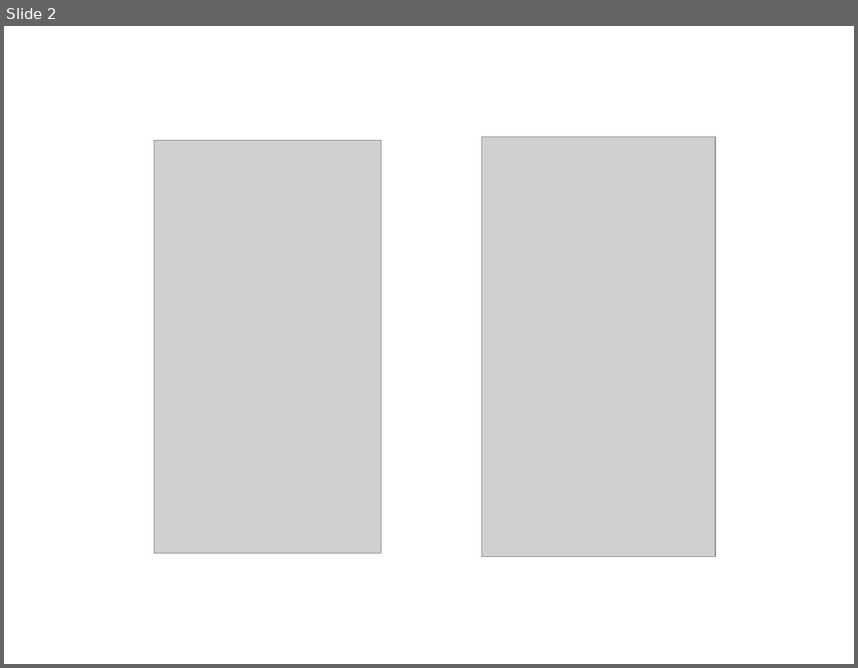
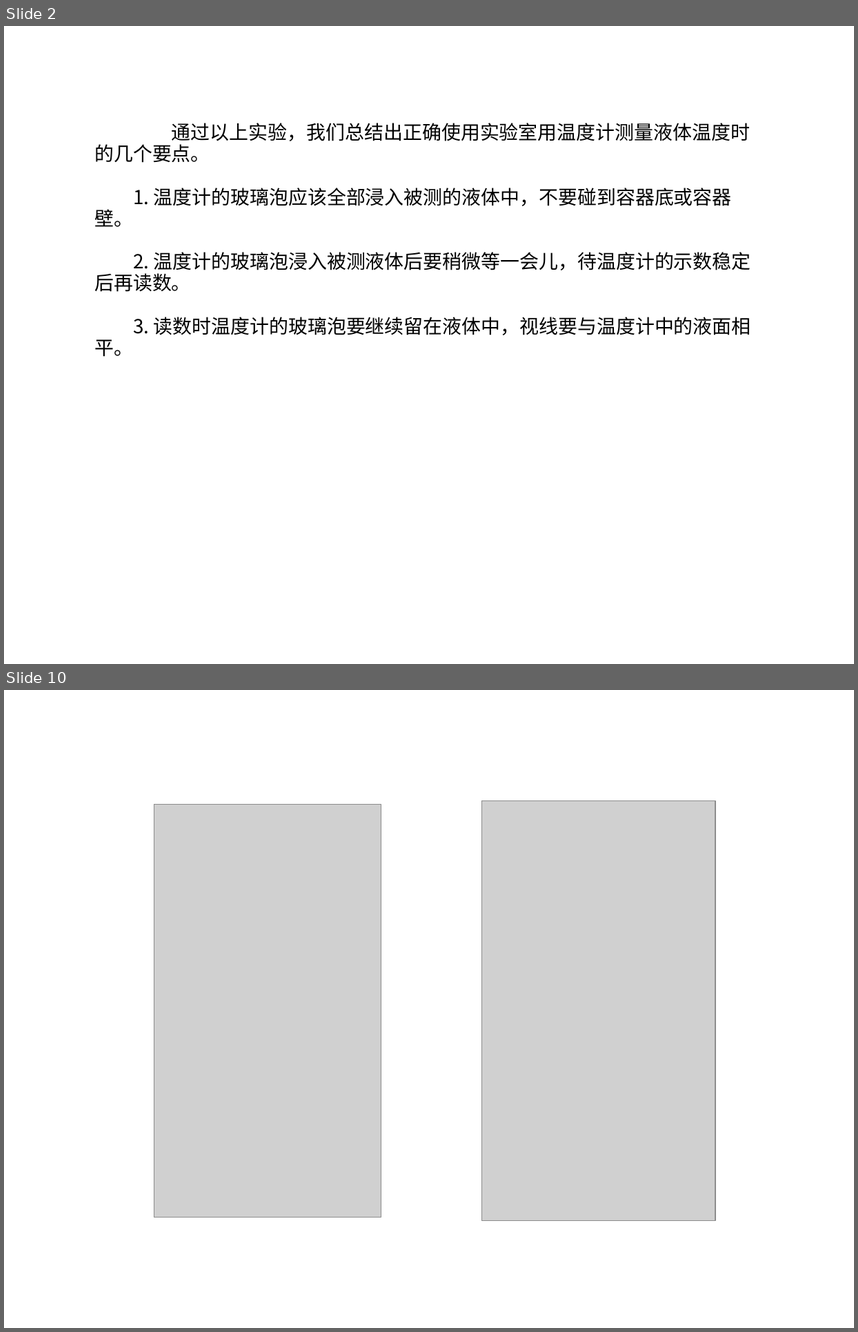
Before and after one commit to ericzhang/english-math, a slide deck: physics/grade-8-上/8上物理人教版-unit-3-物态变化.ppt. Shown one above the other, each under a label of ours: slide 2 before the commit, slides 2 and 10 after it; the slides between them are not shown. The pictures are 858x668 and 858x1332 pixels, drawn with LibreOffice and Linux fonts; fonts in the diff are those of the drawing; grey boxes stand for pictures. Boxes give left, top, right and bottom in pixels: in the first picture for what was removed or moved away, otherwise in the second. Text is boxed around its words. In the diff, an @@ line names an element or a change of style, - is before the commit and + after.

```diff
--- a/physics/grade-8-上/8上物理人教版-unit-3-物态变化.ppt
+++ b/physics/grade-8-上/8上物理人教版-unit-3-物态变化.ppt
@@ slide 2 added at (4, 26, 854, 664), background #FFFFFF @@
@@ text added at (94, 123, 751, 335), 18 pt, text #000000 @@
+通过以上实验，我们总结出正确使用实验室用温度计测量液体温度时的几个要点。
+1. 温度计的玻璃泡应该全部浸入被测的液体中，不要碰到容器底或容器壁。
+2. 温度计的玻璃泡浸入被测液体后要稍微等一会儿，待温度计的示数稳定后再读数。
+3. 读数时温度计的玻璃泡要继续留在液体中，视线要与温度计中的液面相平。
@@ what was slide 2 is now slide 10 @@
```
Also in this commit, not shown: 8 other slides added, 45 other files.
